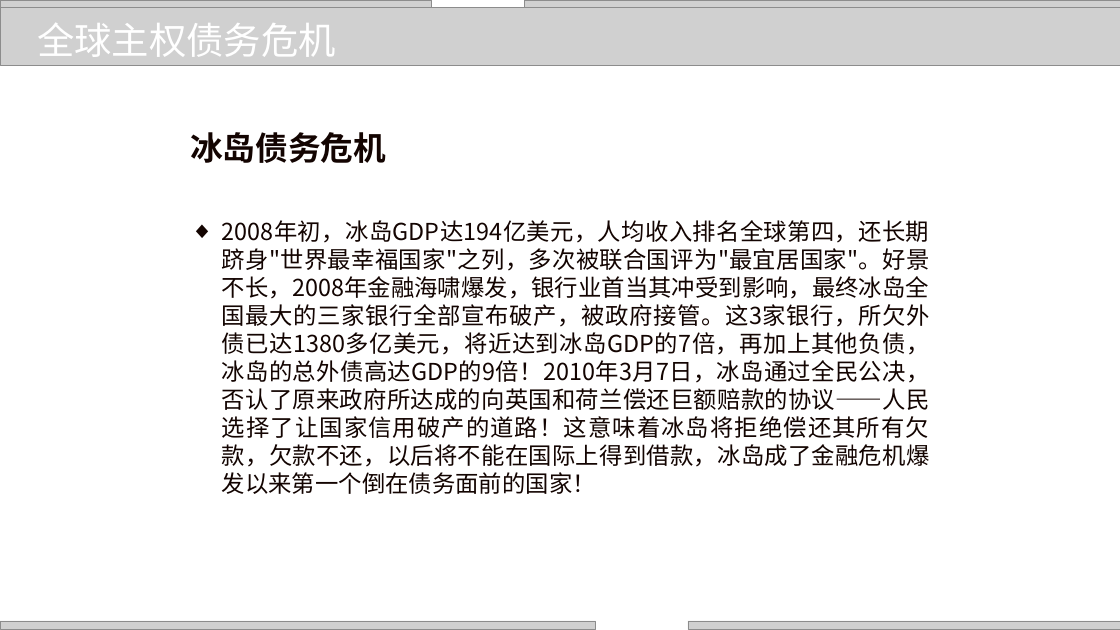
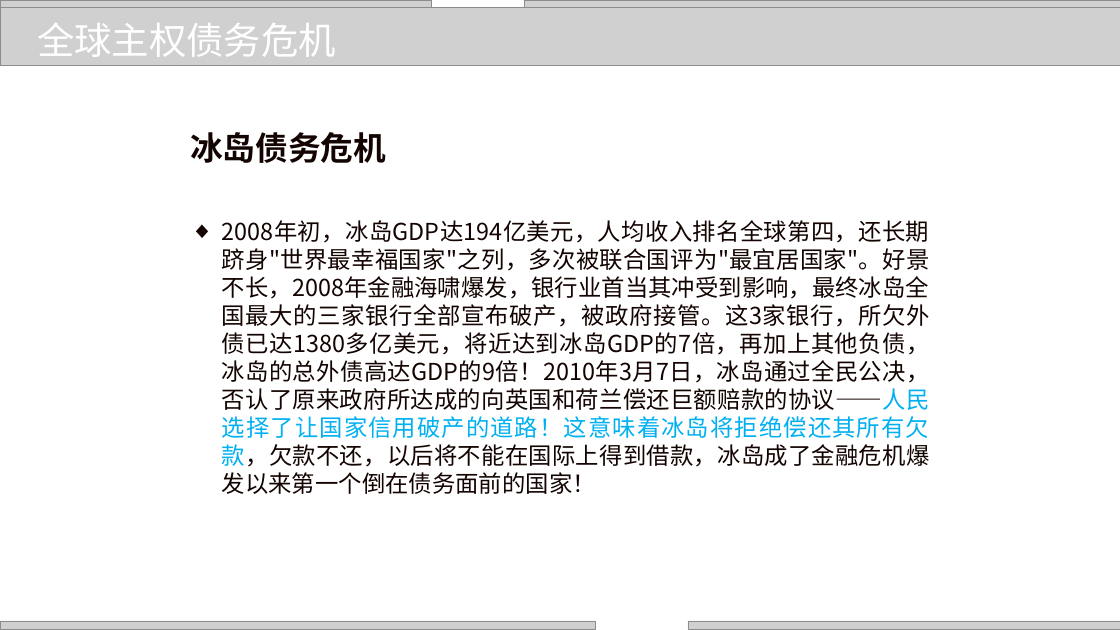
Before and after one commit to zhangjianzhang/internet_credit, a slide deck: slide 4 of files/slides/lecture_12.pptx. Drawn at 1120x630 pixels with LibreOffice and Linux fonts; fonts in the diff are those of the drawing; grey boxes stand for pictures; background and template pictures are left out. Boxes give left, top, right and bottom in pixels: in the first picture for what was removed or moved away, otherwise in the second. Text is boxed around its words. In the diff, an @@ line names an element or a change of style, - is before the commit and + after.

```diff
--- a/files/slides/lecture_12.pptx
+++ b/files/slides/lecture_12.pptx
@@ text at [222, 220, 930, 494]: text colour #130401 to #00B0F0 in "2008年初，冰岛GDP达194亿美元，人均收入排名全球第四，还长期跻身"世界最幸福国家"之列，多次被联合国评为"最宜居 ..." @@
```
Also in this commit, not shown: 7 other slides changed, 6 other files.
